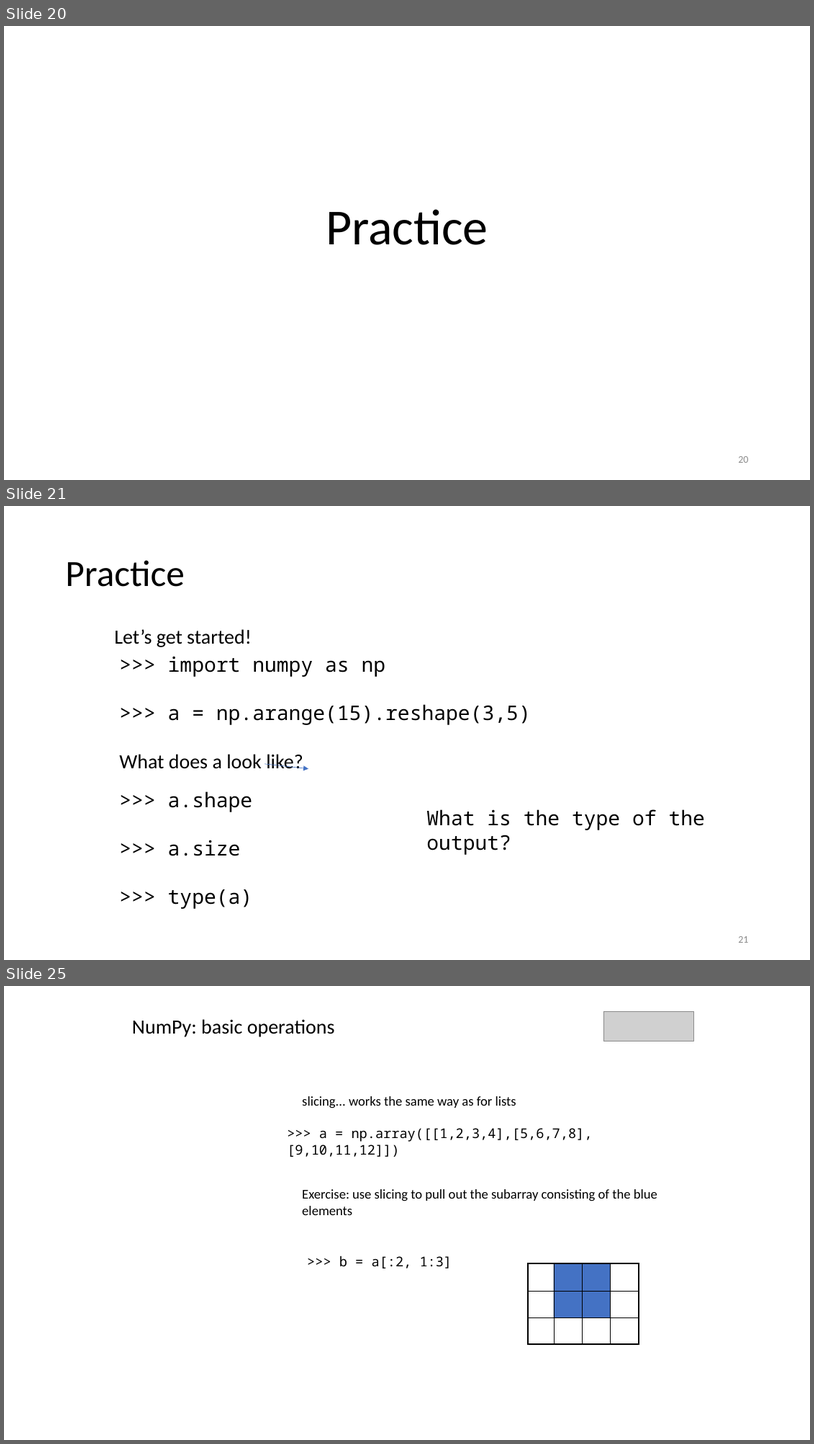
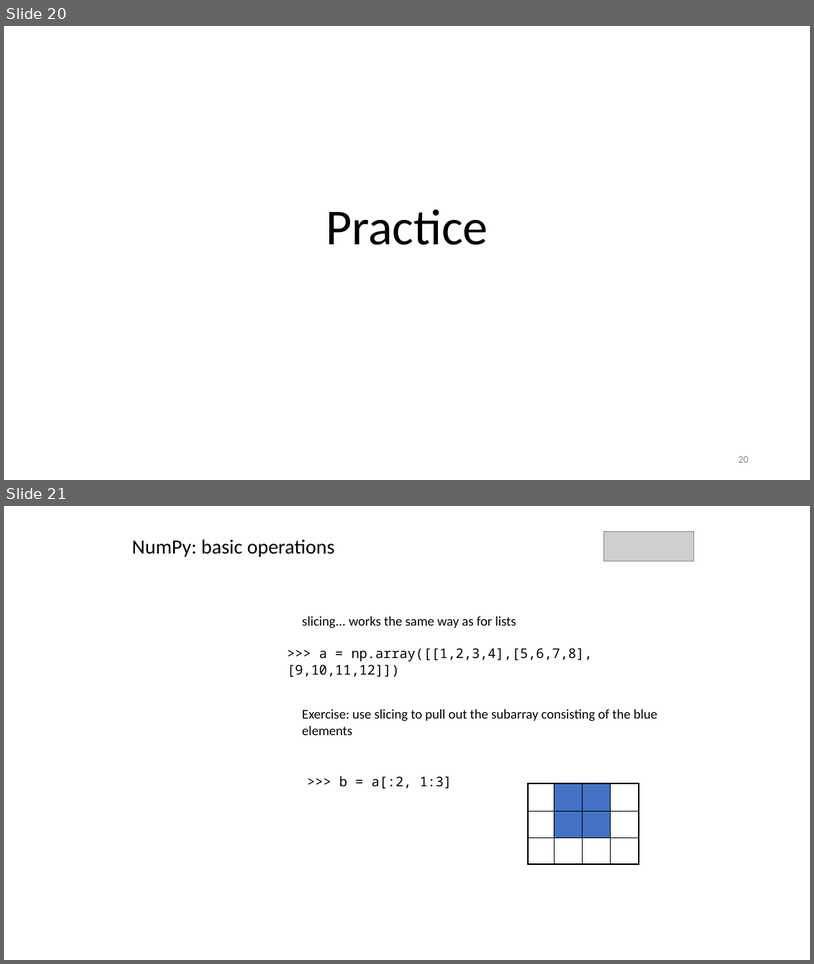
Before and after one commit to motazsaad/Math-Statistics-DataScience, a slide deck: slides/Numpy.pptx. Shown one above the other, each under a label of ours: slides 20, 21 and 25 before the commit, slides 20 and 21 after it; the slides between them are not shown. The pictures are 814x1444 and 814x964 pixels, drawn with LibreOffice and Linux fonts; fonts in the diff are those of the drawing; grey boxes stand for pictures. Boxes give left, top, right and bottom in pixels: in the first picture for what was removed or moved away, otherwise in the second. Text is boxed around its words. In the diff, an @@ line names an element or a change of style, - is before the commit and + after.

```diff
--- a/slides/Numpy.pptx
+++ b/slides/Numpy.pptx
@@ slide 21 removed at <box>4,506,810,960</box>, background #FFFFFF @@
@@ title removed at <box>65,560,184,587</box> @@
-Practice
@@ text removed at <box>114,629,252,647</box> @@
-Let’s get started!
@@ text removed at <box>119,656,531,769</box> @@
->>> import numpy as np
->>> a = np.arange(15).reshape(3,5)
-What does a look like?
@@ arrow removed from (265, 764) to (309, 769) @@
@@ text removed at <box>168,791,253,908</box> @@
->>> a.shape
->>> a.size
->>> type(a)
@@ text removed at <box>427,809,705,854</box> @@
-What is the type of the output?
@@ page number removed at <box>738,936,748,942</box> @@
-21
@@ what was slide 25 is now slide 21 @@
```
Also in this commit, not shown: 3 other slides removed, 2 other files.
